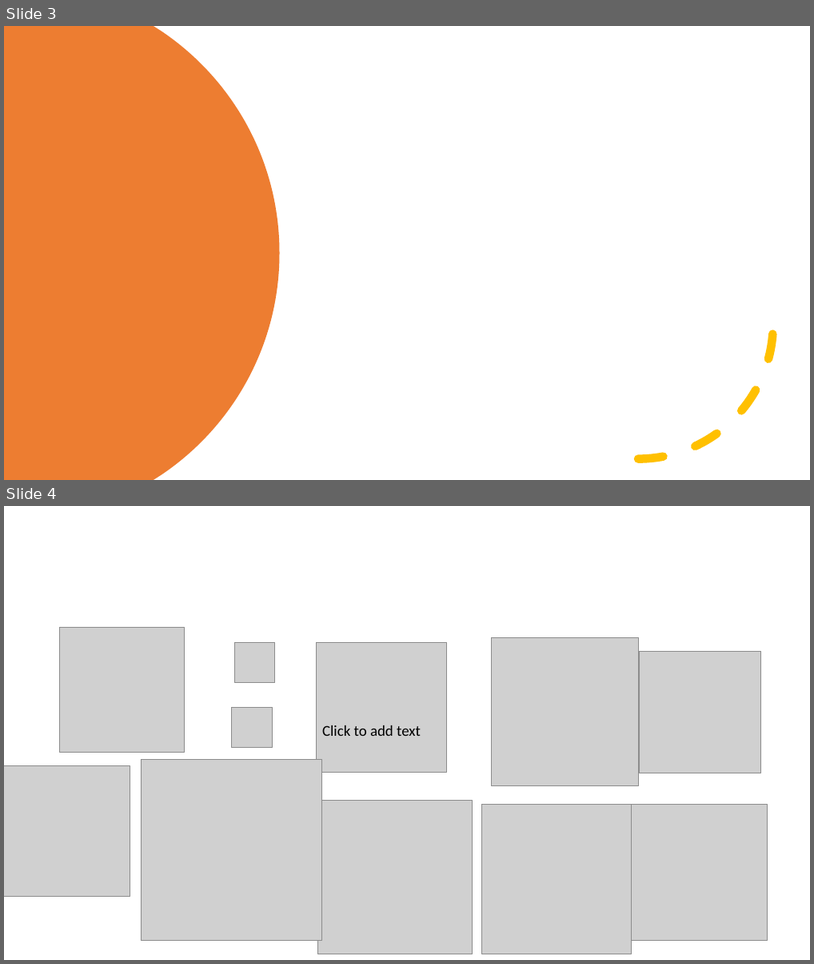
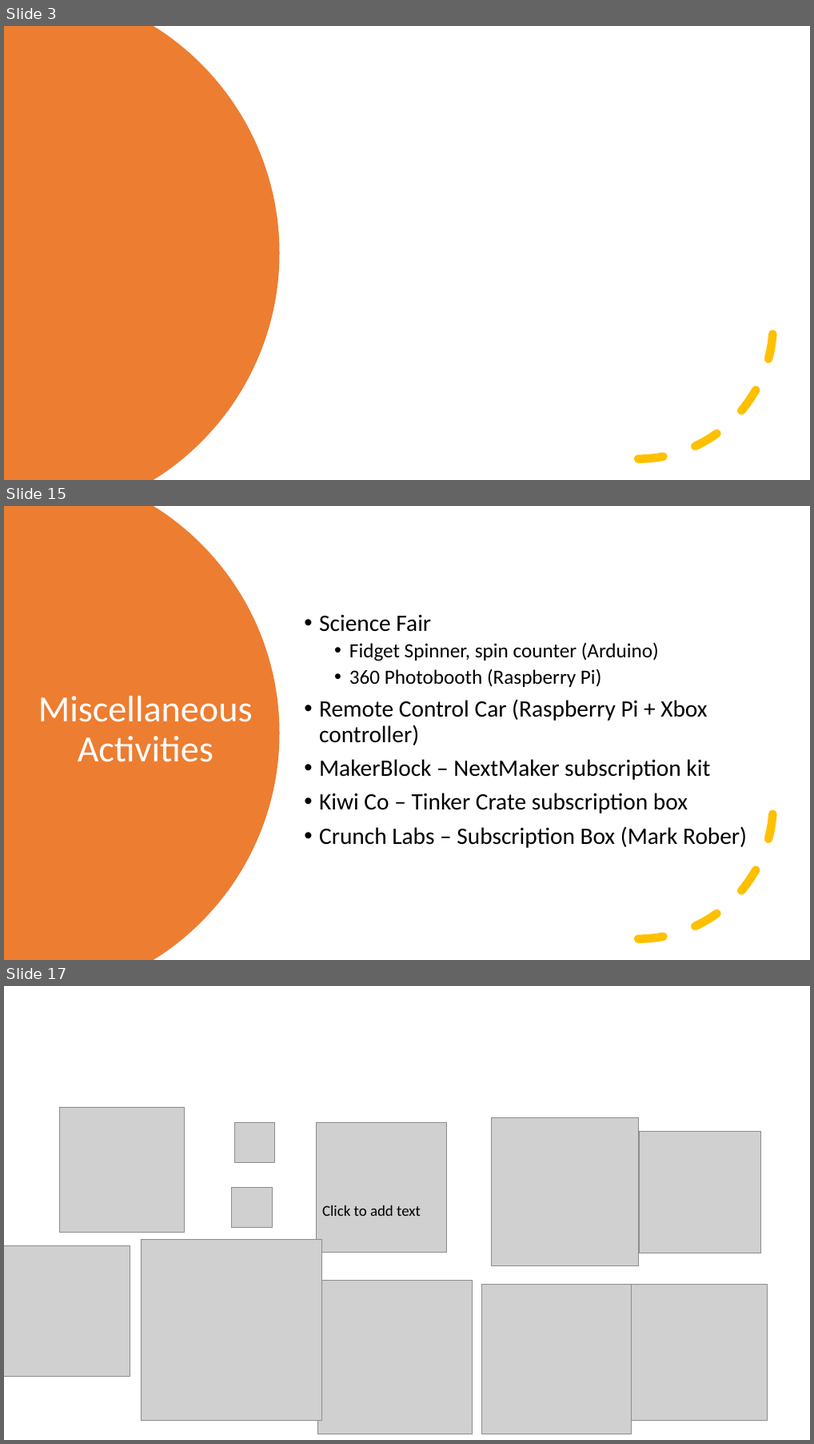
Before and after one commit to kevmoens/ThatConference2022, a slide deck: ThatConference2022.pptx. Shown one above the other, each under a label of ours: slides 3 and 4 before the commit, slides 3, 15 and 17 after it; the slides between them are not shown. The pictures are 814x964 and 814x1444 pixels, drawn with LibreOffice and Linux fonts; fonts in the diff are those of the drawing; grey boxes stand for pictures. Boxes give left, top, right and bottom in pixels: in the first picture for what was removed or moved away, otherwise in the second. Text is boxed around its words. In the diff, an @@ line names an element or a change of style, - is before the commit and + after.

```diff
--- a/ThatConference2022.pptx
+++ b/ThatConference2022.pptx
@@ slide 15 added at box(4, 506, 810, 960), background #FFFFFF @@
@@ freeform shape added at box(4, 506, 280, 960), fill #ED7D31 @@
@@ text added at box(319, 614, 747, 848), 28 pt, text #000000 @@
+• Science Fair
+  • Fidget Spinner, spin counter (Arduino)
+  • 360 Photobooth (Raspberry Pi)
+• Remote Control Car (Raspberry Pi + Xbox controller)
+• MakerBlock – NextMaker subscription kit
+• Kiwi Co – Tinker Crate subscription box
+• Crunch Labs – Subscription Box (Mark Rober)
@@ arc (boxed as its full ellipse) added at box(504, 668, 774, 939), outline #FFC000 10 pt dashed @@
@@ title added at box(38, 696, 253, 762), 44 pt, text #FFFFFF @@
+Miscellaneous
+Activities
@@ what was slide 4 is now slide 17 @@
```
Also in this commit, not shown: 12 other slides added.
